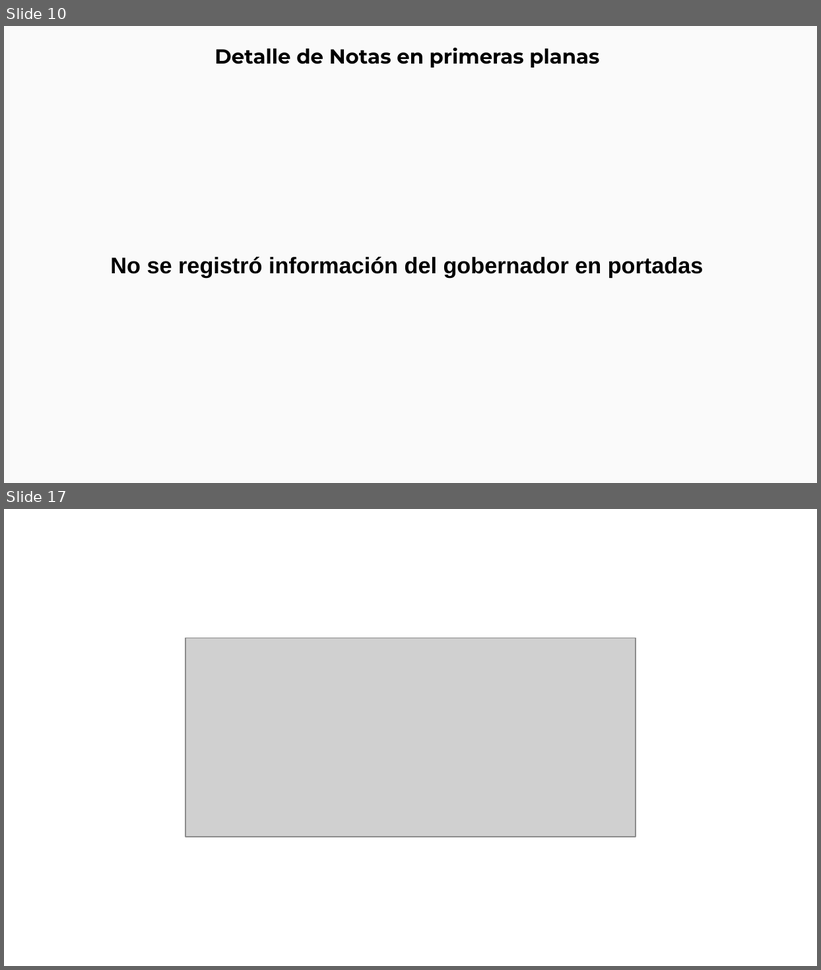
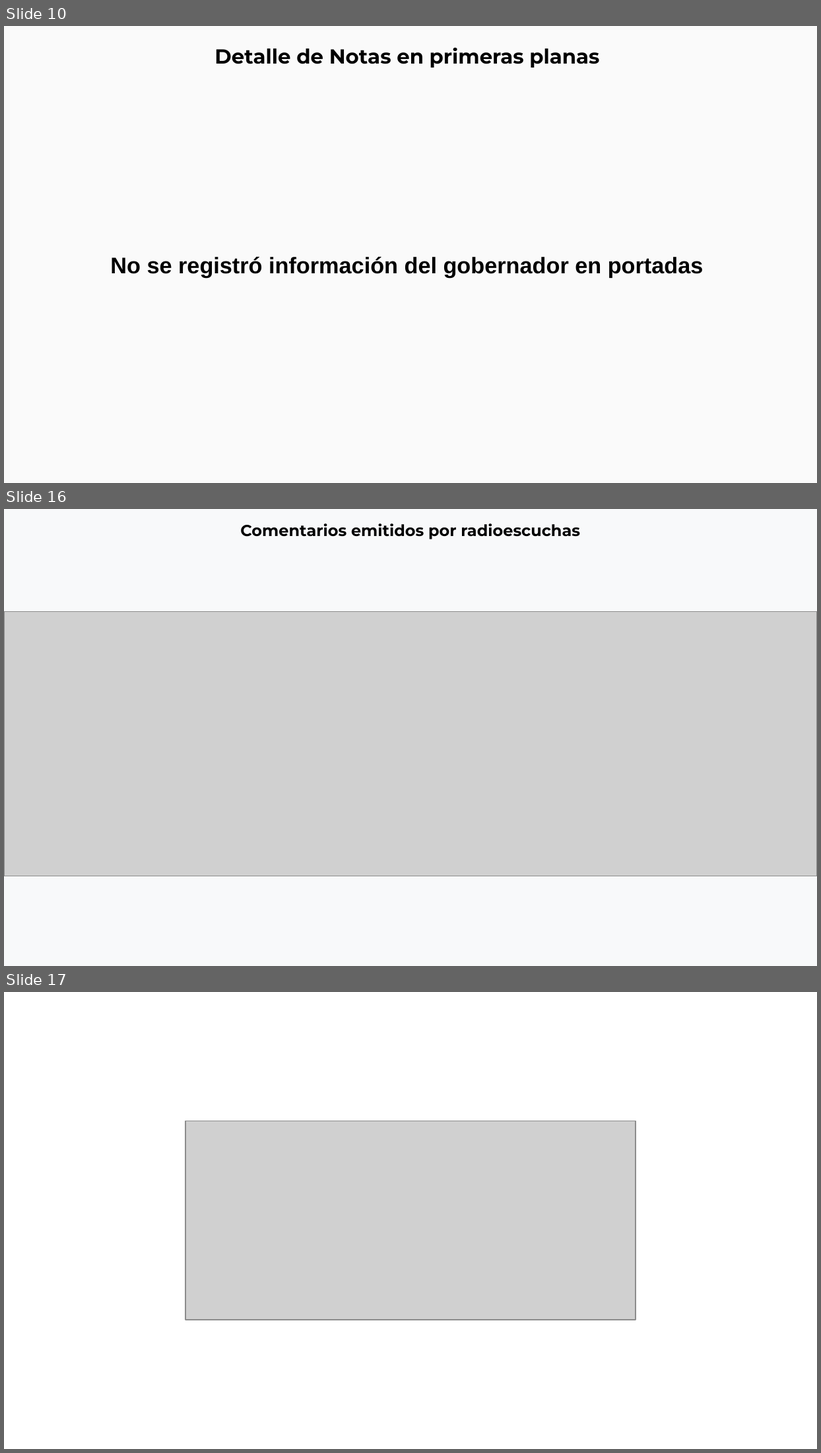
Before and after one commit to thelonious9/Reporteportadas, a slide deck: Reporte 061126.pptx. Shown one above the other, each under a label of ours: slides 10 and 17 before the commit, slides 10, 16 and 17 after it; the slides between them are not shown. The pictures are 821x970 and 821x1453 pixels, drawn with LibreOffice and Linux fonts; fonts in the diff are those of the drawing; grey boxes stand for pictures; background and template pictures are left out. Boxes give left, top, right and bottom in pixels: in the first picture for what was removed or moved away, otherwise in the second. Text is boxed around its words. In the diff, an @@ line names an element or a change of style, - is before the commit and + after.

```diff
--- a/Reporte 061126.pptx
+++ b/Reporte 061126.pptx
@@ slide 16 added at [4, 509, 817, 966], background #F8F9FA @@
@@ text added at [240, 524, 580, 539], 14 pt, text #000000, bold @@
+Comentarios emitidos por radioescuchas
@@ picture added at [4, 611, 817, 876] @@
```
Also in this commit, not shown: 4 slides changed, 1 slide removed.
